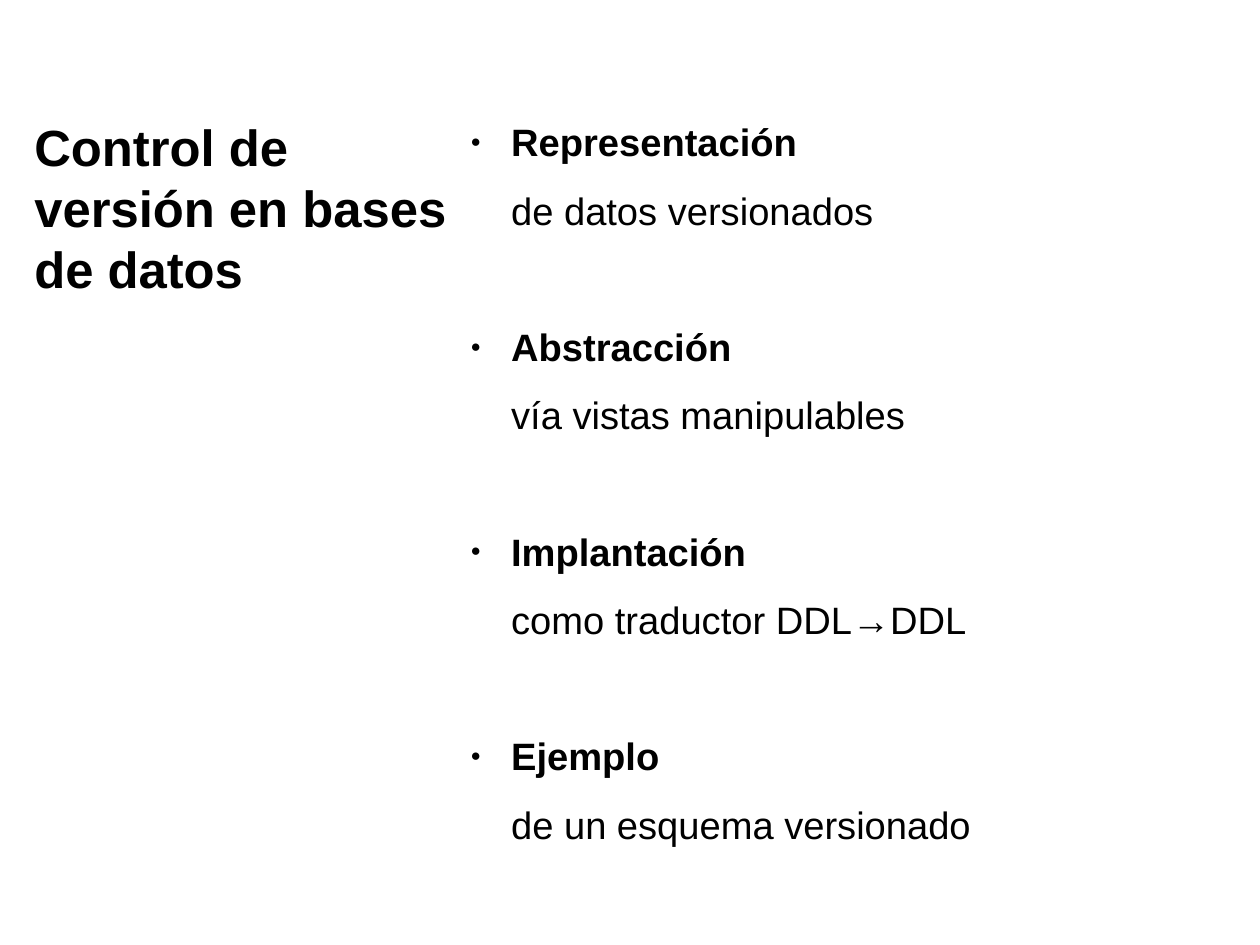
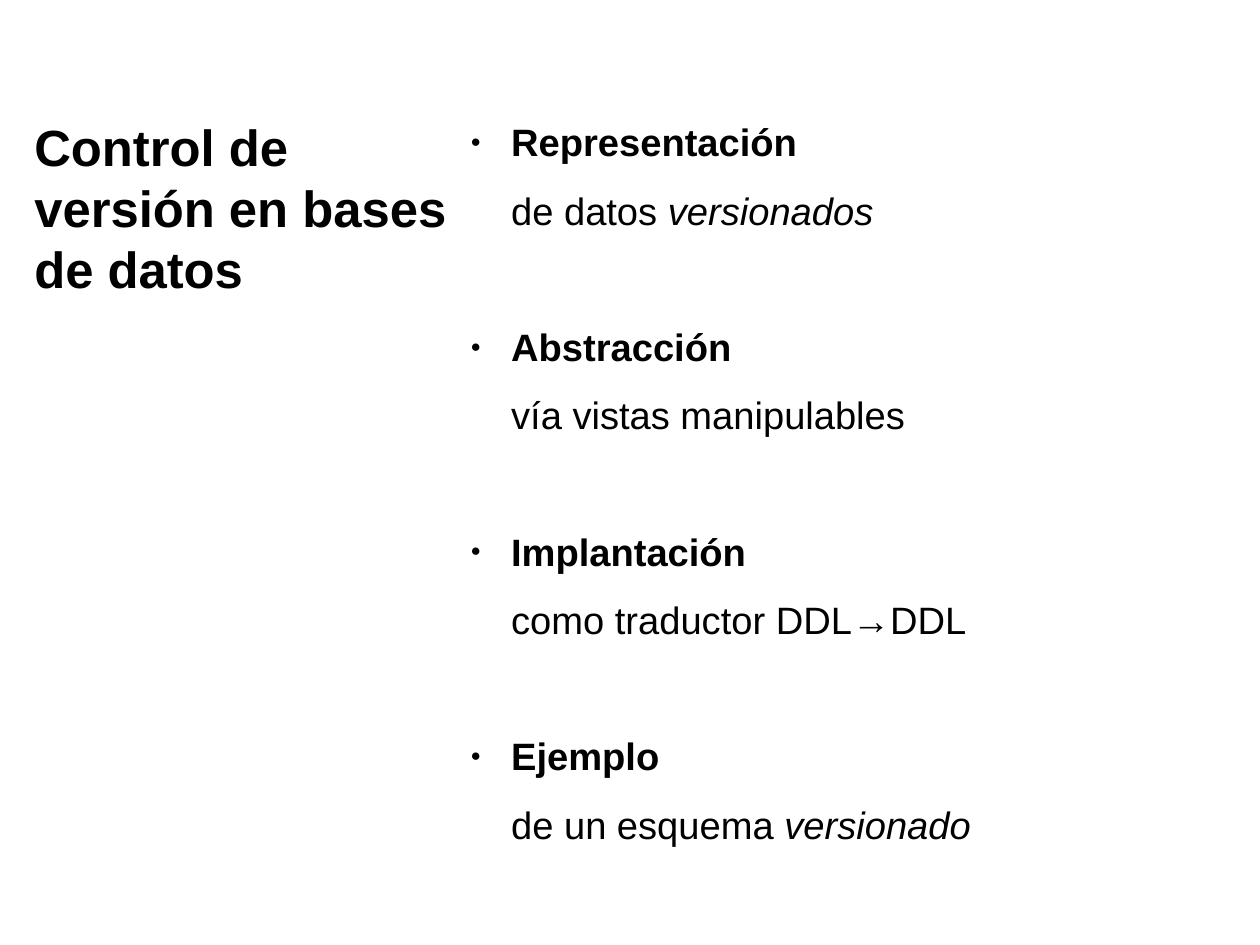
Before and after one commit to mgomezch/libro, a slide deck: slide 16 of láminas/láminas.odp. Drawn at 1260x945 pixels with LibreOffice and Linux fonts; fonts in the diff are those of the drawing. Boxes give left, top, right and bottom in pixels: in the first picture for what was removed or moved away, otherwise in the second. Text is boxed around its words. In the diff, an @@ line names an element or a change of style, - is before the commit and + after.

```diff
--- a/láminas/láminas.odp
+++ b/láminas/láminas.odp
@@ text at [511, 197, 970, 847]: italic on in "versionados", "versionado" @@
```
Also in this commit, not shown: 9 slides added.
